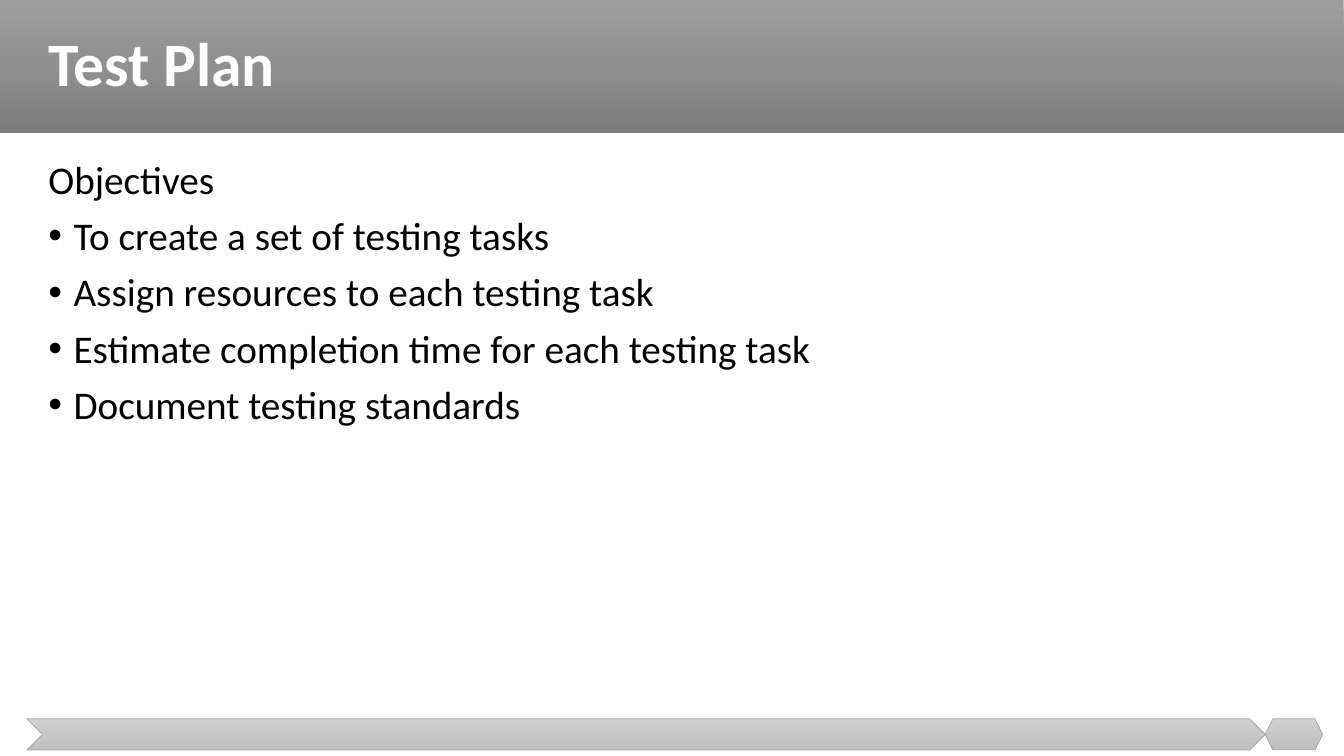
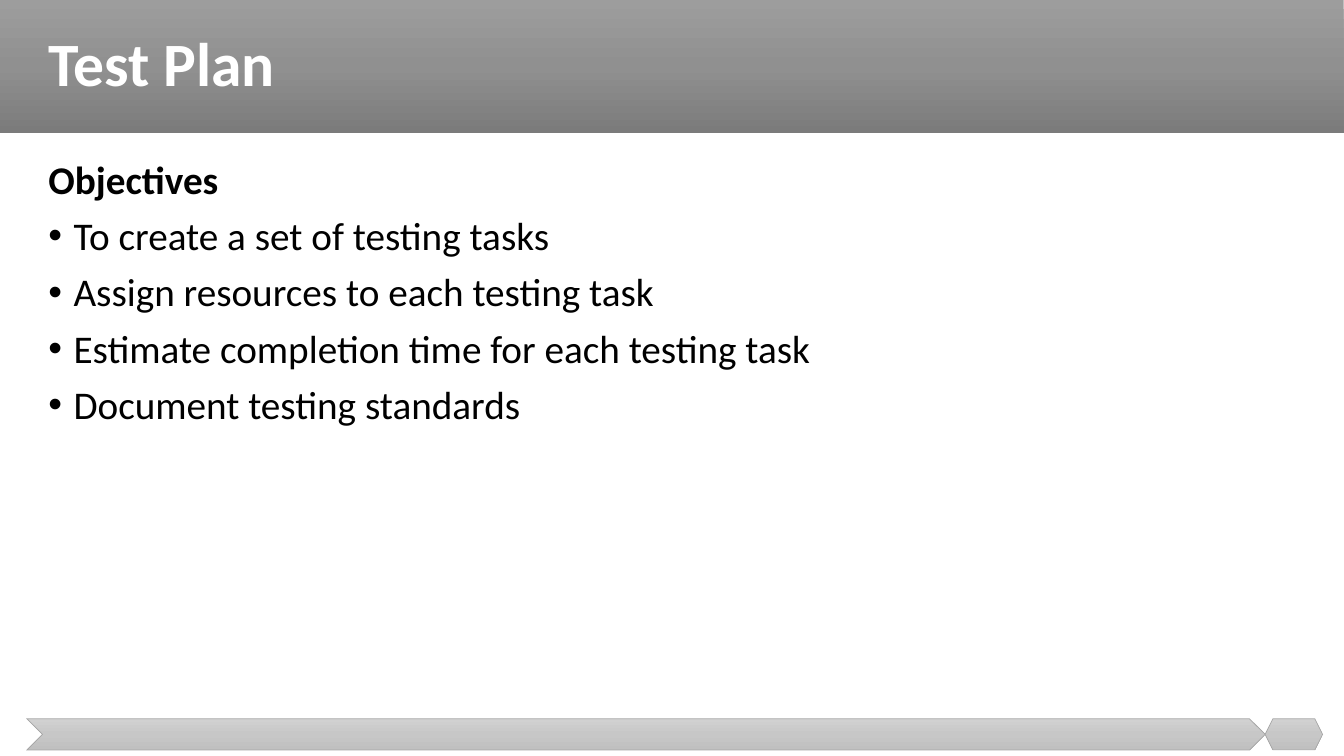
Before and after one commit to malenezi/malenezi, a slide deck: slide 33 of SE401/Lectures/5-Test Management/Test Management.pptx. Drawn at 1344x756 pixels with LibreOffice and Linux fonts; fonts in the diff are those of the drawing. Boxes give left, top, right and bottom in pixels: in the first picture for what was removed or moved away, otherwise in the second. Text is boxed around its words. In the diff, an @@ line names an element or a change of style, - is before the commit and + after.

```diff
--- a/SE401/Lectures/5-Test Management/Test Management.pptx
+++ b/SE401/Lectures/5-Test Management/Test Management.pptx
@@ text at <box>48,166,218,201</box>: bold on in "Objectives" @@
```
Also in this commit, not shown: 15 other slides changed, 1 other file.
